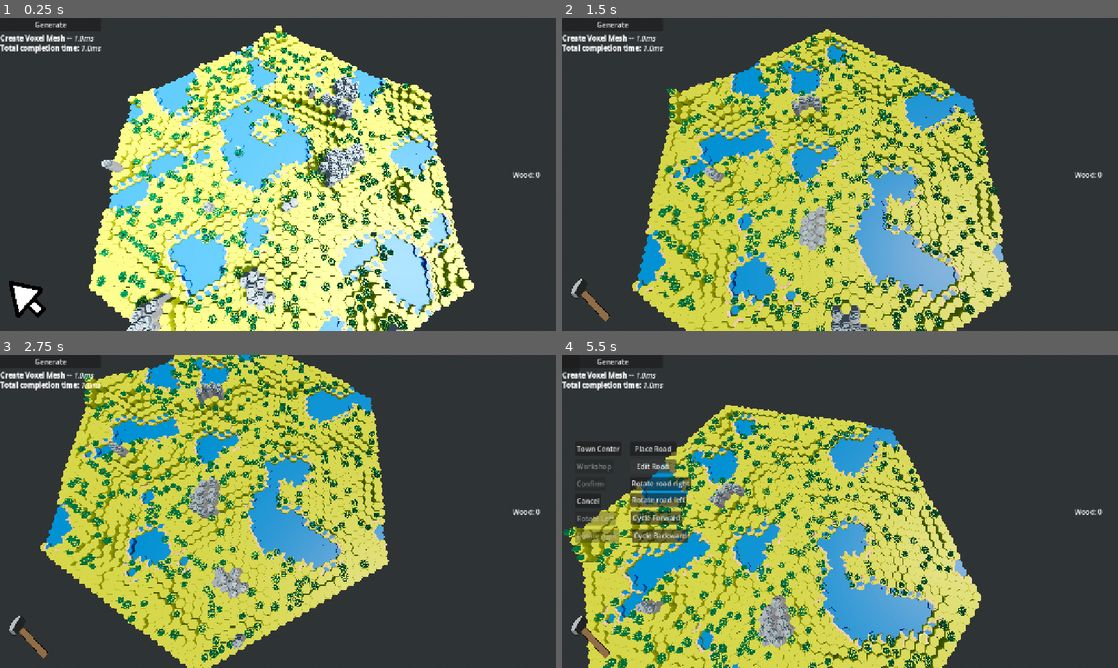
Above: before the commit, frames 1-4 (two rows, left to right).
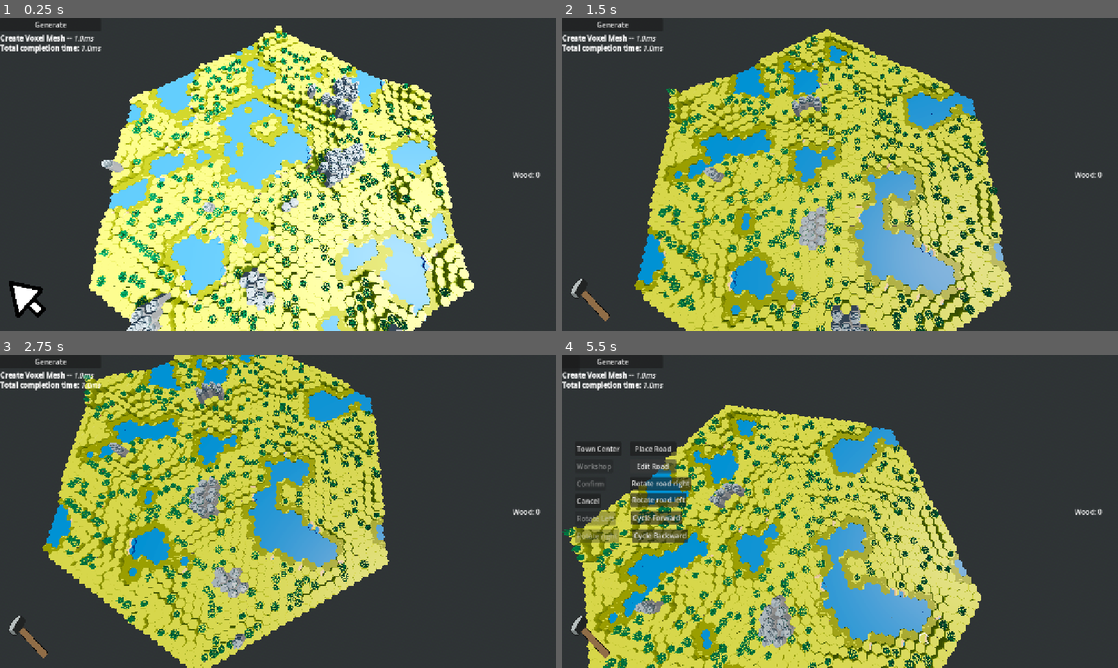
Above: after the commit, the same moments.

Repository: forzinkahd/HexaKingdomGameRepo
Game: Godot game, scene res://Scenes/GameScene.tscn
The game is run twice, just before and just after one commit, with the same random seed, the same clock (stepped at 60 frames per second) and the same inputs.
Inputs (mouse positions are in pixels of both pictures, inside the frame that each line leads up to):
- Up to frame 1 (0.25 s): no input
- Up to frame 2 (1.5 s): click "Generate" at 0.5 s; tap Enter at 1.25 s; move the mouse to (962, 158) at 1.27 s; hold D (MoveRight) from 1.28 s (still down); tap 2 (Build) at 1.35 s; click (962, 158) at 1.42 s
- Up to frame 3 (2.75 s): move the mouse to (166, 527) at 2.02 s; release D (MoveRight) at 2.03 s; hold S (MoveBackwards) from 2.03 s (still down); tap Q (RotateCameraLeft) at 2.1 s
- Up to frame 4 (5.5 s): move the mouse to (895, 442) at 2.77 s; release S (MoveBackwards) at 2.78 s; hold D (MoveRight) 2.78-3.53 s; hold E (RotateCameraRight) 2.78-3.53 s; move the mouse to (812, 574) at 3.52 s; hold W (MoveForward) 3.53-4.28 s; tap 1 (Select) at 3.6 s; click (812, 574) at 3.67 s; move the mouse to (1006, 558) at 4.27 s; hold A (MoveLeft) from 4.28 s (still down); tap 2 (Build) at 4.35 s; move the mouse to (673, 464) at 5.02 s; tap Q (RotateCameraLeft) at 5.1 s

The runs differ from the first frame. In frame 1, 8.1% of the frame differs, in the area x 18-83%, y 7-100%; in frame 2, 6.8%; in frame 3, 5.1%; in frame 4, 6.2%.

Commit message:
still overlapping coast tiles

Diff:
--- a/scripts/Global/voxel_data.gd
+++ b/scripts/Global/voxel_data.gd
@@ -141,7 +141,30 @@
 	return "D"
 
 
-static func yaw_from_mask(mask: int, edge_offset_steps: int = 1) -> float:
+static func yaw_from_mask_centroid(mask: int, offset_steps: int = 0) -> float:
+	if mask == 0:
+		return 0.0
+
+	var step := TAU / 6.0
+	var v := Vector2.ZERO
+
+	# Sum unit vectors for all set bits (stable for multi-edge masks)
+	for i in range(6):
+		if (mask & (1 << i)) != 0:
+			v += Vector2(cos(step * float(i)), sin(step * float(i)))
+
+	if v.length() < 0.0001:
+		return 0.0
+
+	var angle := atan2(v.y, v.x)
+	var idx := int(round(angle / step)) % 6
+	if idx < 0:
+		idx += 6
+
+	return float(idx + offset_steps) * step
+
+
+"""static func yaw_from_mask(mask: int, edge_offset_steps: int = 1) -> float:
 	var first := -1
 	for i in range(6):
 		if (mask & (1 << i)) != 0:
@@ -149,4 +172,4 @@
 			break
 	if first == -1:
 		return 0.0
-	return float(first + edge_offset_steps) * (TAU / 6.0)
+	return float(first + edge_offset_steps) * (TAU / 6.0)"""
--- a/scripts/WorldGen/Voxel/voxel_generator.gd
+++ b/scripts/WorldGen/Voxel/voxel_generator.gd
@@ -349,7 +349,7 @@
 var _cap_by_xz := {}
 var _bottom_by_xz := {}
 
-func _spawn_surface_tiles(chunk: Chunk) -> void:
+"""func _spawn_surface_tiles(chunk: Chunk) -> void:
 	_cap_by_xz.clear()
 	var half_step_h := settings.voxel_height * 0.5
 
@@ -364,8 +364,42 @@
 		var cap_y := float(v.height_units) * half_step_h
 		cap.position = Vector3(v.world_position.x, cap_y, v.world_position.z)
 		if v.coast_mask != 0 and not v.is_sea:
-			push_warning("might need offset here")
-			cap.rotation.y = VoxelData.yaw_from_mask(v.coast_mask, 1) # use your edge_offset_steps if needed
+			cap.rotation.y = VoxelData.yaw_from_mask_centroid(v.coast_mask, 1) # use your edge_offset_steps if needed
+		_tag_tile_nodes(cap, v.grid_position_xz)
+		chunk.add_child(cap)
+		_cap_by_xz[v.grid_position_xz] = cap"""
+
+
+func _surface_cap_y(v: Voxel) -> float:
+	var half_step_h := settings.voxel_height * 0.5
+	var y := float(v.height_units) * half_step_h
+
+	# Coast is one half-step lower (your request)
+	if (not v.is_sea) and (v.coast_mask != 0):
+		y -= half_step_h
+
+	return y
+
+
+func _spawn_surface_tiles(chunk: Chunk) -> void:
+	_cap_by_xz.clear()
+
+	for v: Voxel in surface_voxels:
+		var scene := _top_scene_for_voxel(v) # your new resolver (sea/coast/base)
+		if scene == null:
+			continue
+
+		v.is_base_grass_cap = (scene == theme.grass_top_scene)
+
+		var cap := scene.instantiate() as Node3D
+
+		cap.position = Vector3(v.world_position.x, _surface_cap_y(v), v.world_position.z)
+
+		# Coast rotation (stable)
+		if (not v.is_sea) and (v.coast_mask != 0):
+			const COAST_EDGE_OFFSET_STEPS := 1  # <-- tune if needed for your art
+			cap.rotation.y = VoxelData.yaw_from_mask_centroid(v.coast_mask, COAST_EDGE_OFFSET_STEPS)
+
 		_tag_tile_nodes(cap, v.grid_position_xz)
 		chunk.add_child(cap)
 		_cap_by_xz[v.grid_position_xz] = cap
@@ -420,6 +454,10 @@
 
 	inst.position = pos
 	inst.rotation = rot
+
+	if v.overlay == Voxel.Overlay.NONE:
+		inst.position.y = _surface_cap_y(v)
+
 	_tag_tile_nodes(inst, v.grid_position_xz)
 	chunk.add_child(inst)
 	_cap_by_xz[key] = inst
@@ -782,6 +820,9 @@
 		if v.buffer:
 			continue
 
+		if v.is_sea or v.coast_mask != 0:
+			continue
+
 		# height band
 		if v.height_units < theme.forest_min_height_units:
 			continue
